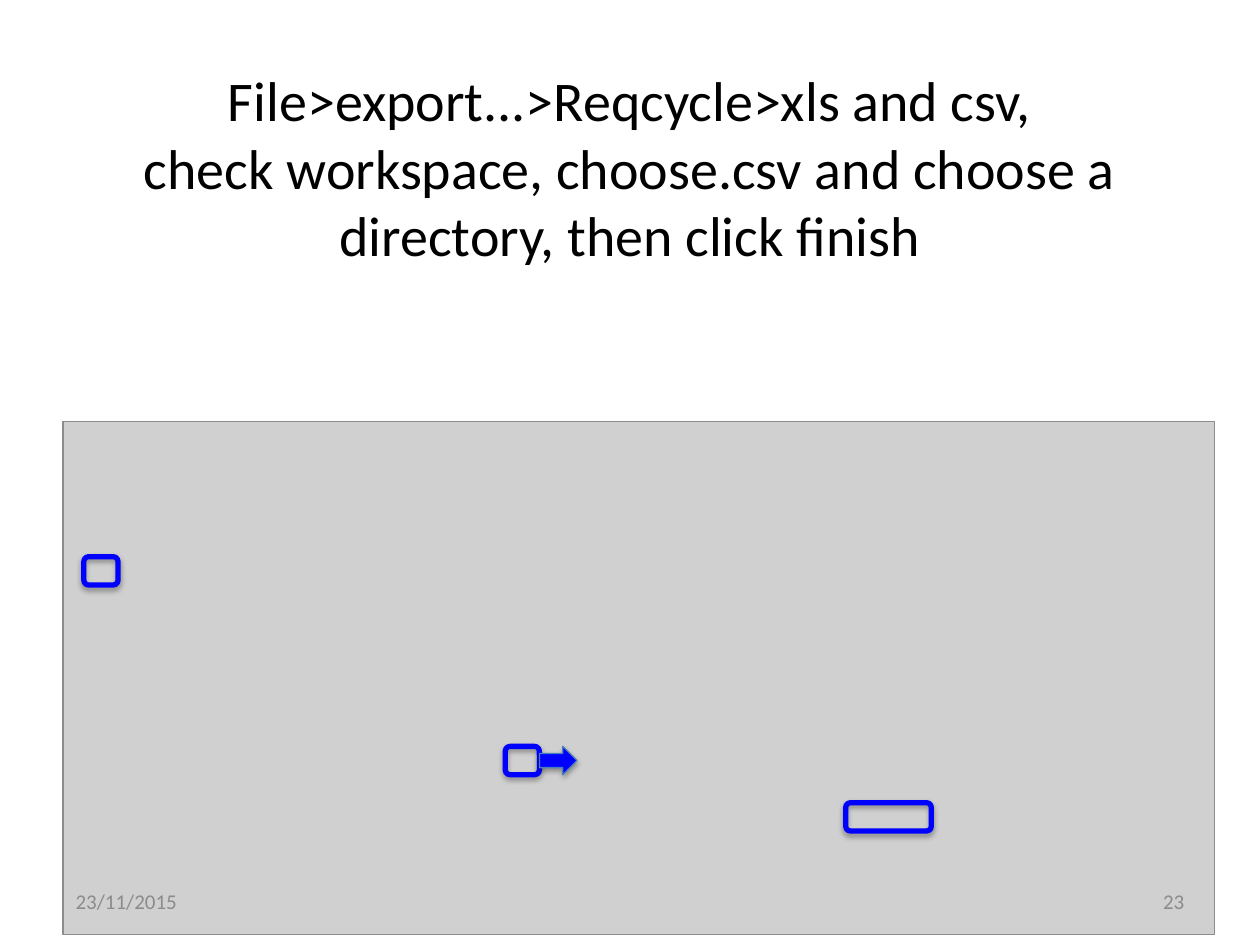
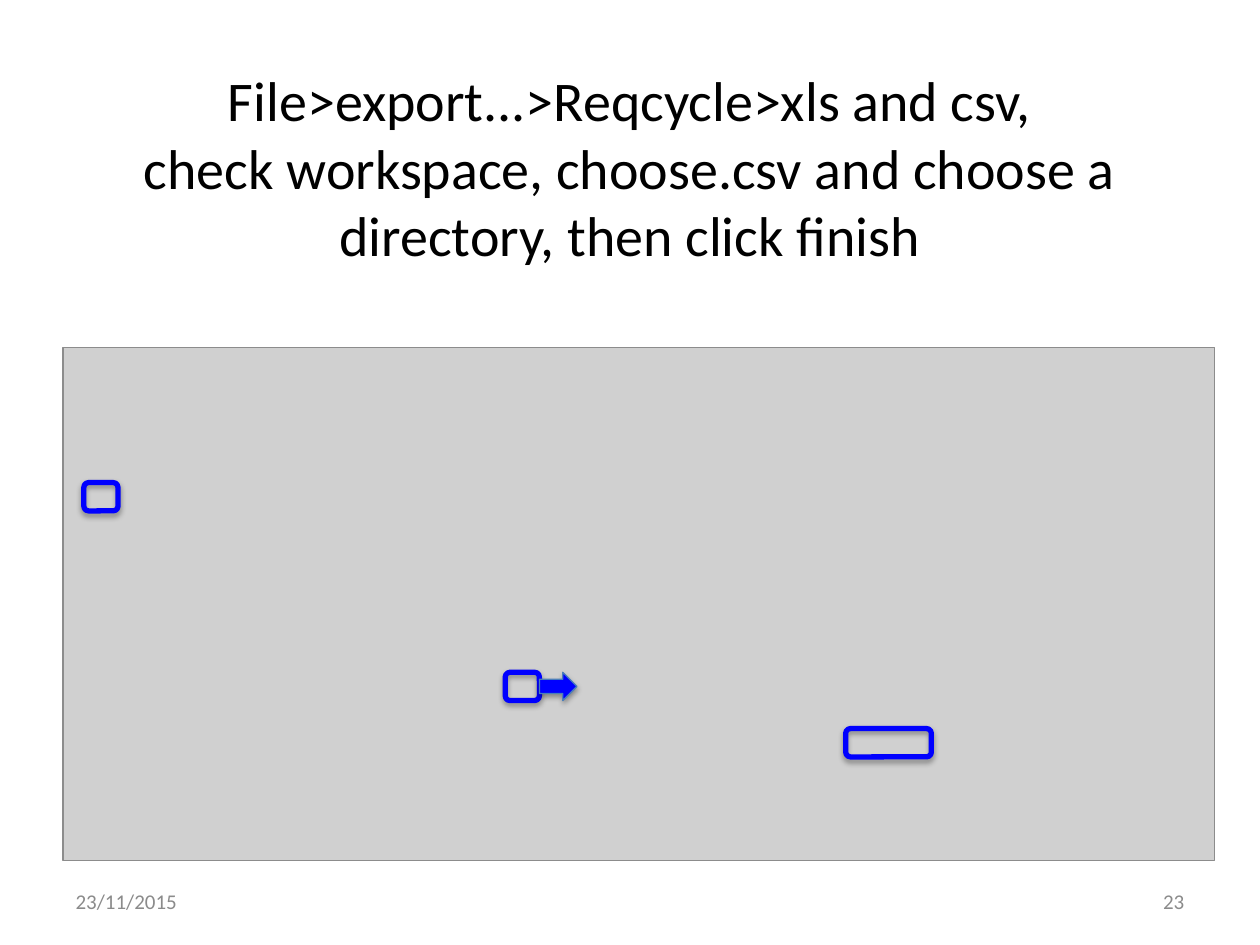
Before and after one commit to openETCS/toolchain, a slide deck: slide 23 of T7.3/TraceabilityArchitecture/reqCycleUse/ReqCyclePossibleUseForArchitectureVerification-V2.pptx. Drawn at 1260x945 pixels with LibreOffice and Linux fonts; fonts in the diff are those of the drawing; grey boxes stand for pictures. Boxes give left, top, right and bottom in pixels: in the first picture for what was removed or moved away, otherwise in the second. Text is boxed around its words. In the diff, an @@ line names an element or a change of style, - is before the commit and + after.

```diff
--- a/T7.3/TraceabilityArchitecture/reqCycleUse/ReqCyclePossibleUseForArchitectureVerification-V2.pptx
+++ b/T7.3/TraceabilityArchitecture/reqCycleUse/ReqCyclePossibleUseForArchitectureVerification-V2.pptx
@@ 3 rounded rectangles, 1 picture, 1 right arrow: place and size @@
-3 rounded rectangles, 1 picture, 1 right arrow at <box>63,422,1215,935</box>
+3 rounded rectangles, 1 picture, 1 right arrow at <box>63,348,1215,861</box>
```
Also in this commit, not shown: 1 other slide changed, 1 other file.
